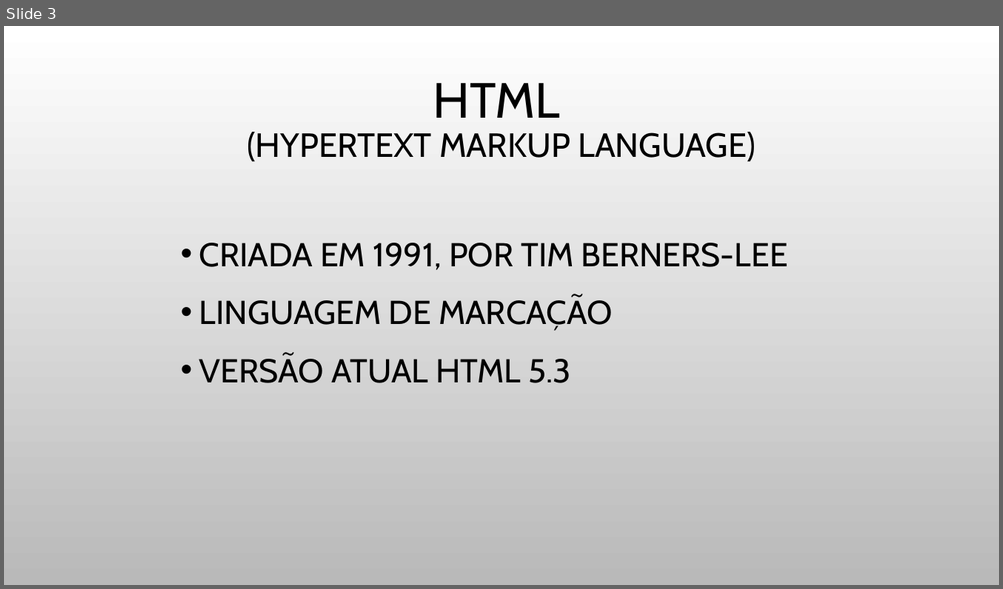
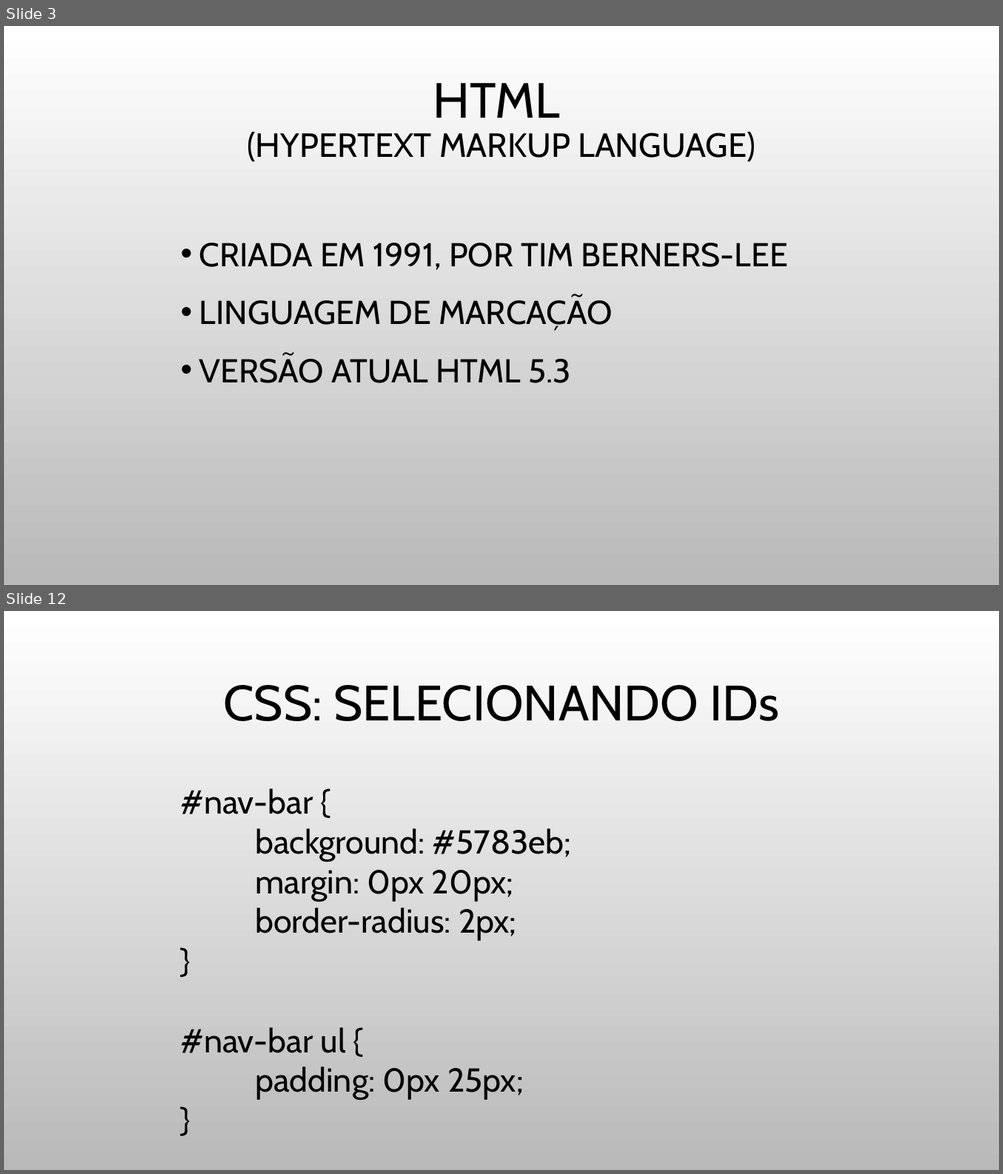
Before and after one commit to JulioCR-Oliveira/Trabalho-Topicos-Especiais, a slide deck: Arquivos/INTRODUÇÃO A FRONT-END.pptx. Shown one above the other, each under a label of ours: slide 3 before the commit, slides 3 and 12 after it; the slides between them are not shown. The pictures are 1003x589 and 1003x1174 pixels, drawn with LibreOffice and Linux fonts; fonts in the diff are those of the drawing; background and template pictures are left out. Boxes give left, top, right and bottom in pixels: in the first picture for what was removed or moved away, otherwise in the second. Text is boxed around its words. In the diff, an @@ line names an element or a change of style, - is before the commit and + after.

```diff
--- a/Arquivos/INTRODUÇÃO A FRONT-END.pptx
+++ b/Arquivos/INTRODUÇÃO A FRONT-END.pptx
@@ slide 12 added at (4,611,999,1170), background picture (left out) @@
@@ title added at (224,685,779,721), 48 pt, text #000000 @@
+CSS: SELECIONANDO IDs
@@ text added at (181,789,572,1100), 32 pt, text #000000 @@
+#nav-bar {
+background: #5783eb;
+margin: 0px 20px;
+border-radius: 2px;
+}
+#nav-bar ul {
+padding: 0px 25px;
+}
```
Also in this commit, not shown: 4 slides changed, 16 other slides added, 1 other file.
